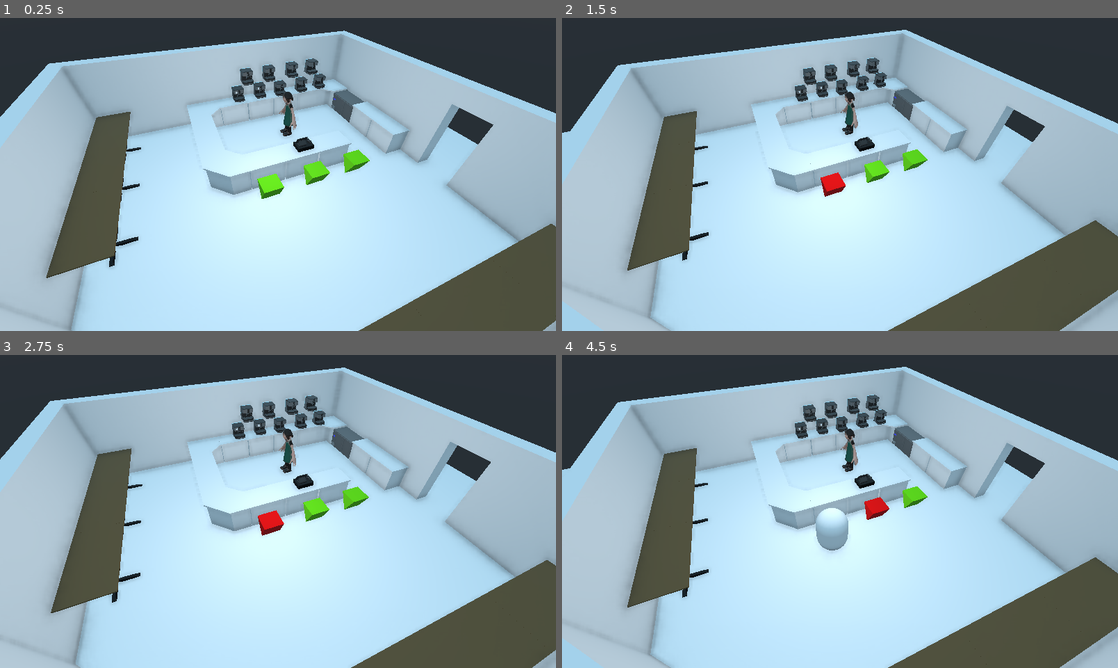
Above: before the commit, frames 1-4 (two rows, left to right).
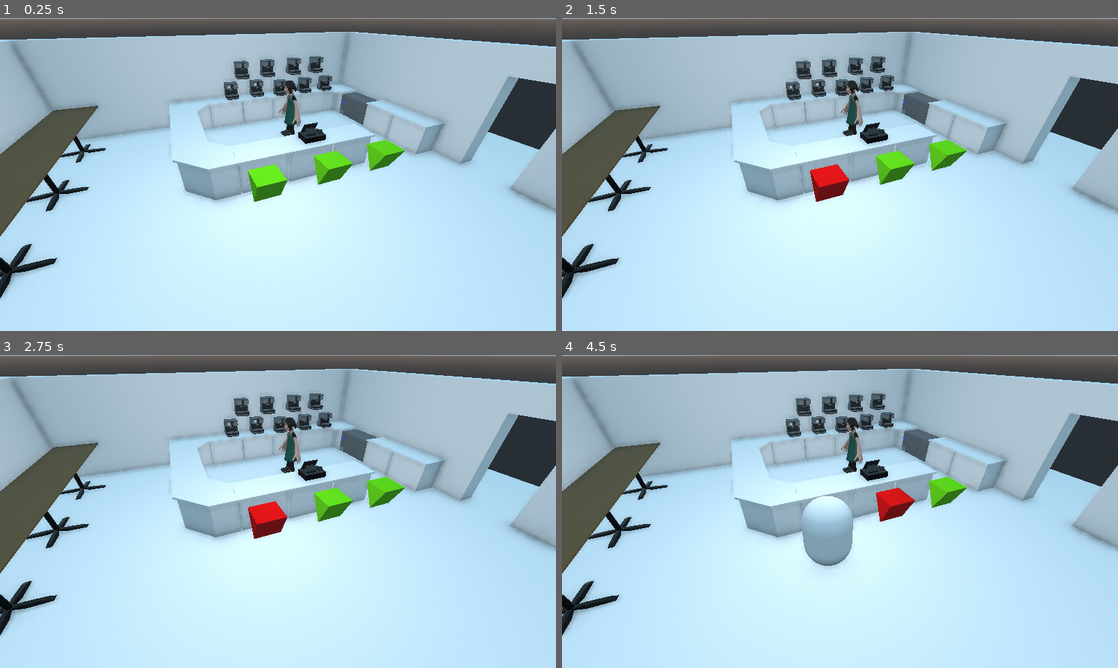
Above: after the commit, the same moments.

Repository: outfrost/ld49
Game: Godot game, scene res://level/CafeNavmesh.tscn
Same seed, same stepped clock (60 frames per second), same inputs: the game is played once before the commit and once after it. This scene is started directly instead of the project's main scene.
Inputs (mouse positions are in pixels of both pictures, inside the frame that each line leads up to):
- Up to frame 1 (0.25 s): no input
- Up to frame 2 (1.5 s): move the mouse to (962, 158) at 0.52 s; tap Mouse wheel up (zoom_in) at 0.6 s; click (962, 158) at 0.67 s; tap Mouse wheel down (zoom_out) at 0.8, 1.35 s; move the mouse to (728, 190) at 1.27 s; click (728, 190) at 1.42 s
- Up to frame 3 (2.75 s): tap Mouse wheel up (zoom_in) at 1.55, 2.1 s; move the mouse to (333, 442) at 2.02 s; click (333, 442) at 2.17 s; tap Mouse wheel down (zoom_out) at 2.3 s
- Up to frame 4 (4.5 s): move the mouse to (812, 574) at 2.77 s; tap Mouse wheel down (zoom_out) at 2.85, 3.8, 4.35 s; click (812, 574) at 2.92 s; tap Mouse wheel up (zoom_in) at 3.05, 3.6 s; move the mouse to (1006, 558) at 3.52 s; click (1006, 558) at 3.67 s; move the mouse to (673, 464) at 4.27 s; click (673, 464) at 4.42 s

The runs differ from the first frame. In frame 1, 48% of the frame differs, in the area x 0-100%, y 0-100%; in frame 2, 51%; in frame 3, 48%; in frame 4, 51%.
Error before the commit: Invalid get index 'time_elapsed' (on base: 'null instance'). (res://level/EspressoMachine.gd:75)
Error after the commit: Invalid get index 'is_running' (on base: 'null instance'). (res://game/CameraPosition.gd:40)

Commit message:
Add camera rotation

Diff:
--- a/game/CameraPosition.gd
+++ b/game/CameraPosition.gd
@@ -1,7 +1,8 @@
 extends Spatial
 
 const ZOOM_INCREMENT: float = 0.1
-const CAMERA_LERP_RATE: float = 12.0
+const CAMERA_LERP_RATE: float = 10.0
+const SELF_LERP_RATE: float = 8.0
 
 export var min_zoom_translation: Vector3 = Vector3(0.0, 8.0, 5.75)
 export var min_zoom_rotation: Vector3 = Vector3(-55.0, 0.0, 0.0)
@@ -10,11 +11,15 @@
 export var max_zoom_rotation: Vector3 = Vector3(-35.0, 0.0, 0.0)
 
 onready var camera: Camera = $Camera
+onready var viewport: Viewport = get_viewport()
+onready var game = find_parent("Game")
 
 var min_zoom_transform: Transform = Transform.IDENTITY
 var max_zoom_transform: Transform = Transform.IDENTITY
+var zoom: float = 0.5
 
-var zoom: float = 0.5
+var last_mouse_pos: Vector2 = Vector2.ZERO
+var target_self_xform: Transform = transform
 
 func _ready() -> void:
 	min_zoom_transform = min_zoom_transform \
@@ -32,13 +37,29 @@
 	max_zoom_transform.origin = max_zoom_translation
 
 func _process(delta: float) -> void:
-	if Input.is_action_just_released("zoom_in"):
-		zoom = clamp(zoom + ZOOM_INCREMENT, 0.0, 1.0)
-	if Input.is_action_just_released("zoom_out"):
-		zoom = clamp(zoom - ZOOM_INCREMENT, 0.0, 1.0)
+	if game.is_running:
+		if Input.is_action_just_released("zoom_in"):
+			zoom = clamp(zoom + ZOOM_INCREMENT, 0.0, 1.0)
+		if Input.is_action_just_released("zoom_out"):
+			zoom = clamp(zoom - ZOOM_INCREMENT, 0.0, 1.0)
 
-	var target_camera_xform = min_zoom_transform.interpolate_with(max_zoom_transform, zoom)
+	var target_camera_xform = min_zoom_transform.interpolate_with(
+		max_zoom_transform,
+		zoom)
 
 	camera.transform = camera.transform.interpolate_with(
 		target_camera_xform,
 		clamp(delta * CAMERA_LERP_RATE, 0.0, 1.0))
+
+	if game.is_running:
+		var mouse_pos: Vector2 = viewport.get_mouse_position() / viewport.size
+		if (Input.is_mouse_button_pressed(BUTTON_RIGHT)
+			or Input.is_mouse_button_pressed(BUTTON_MIDDLE)):
+			target_self_xform = target_self_xform.rotated(
+				Vector3.UP,
+				(mouse_pos.x - last_mouse_pos.x) * TAU * -1.0)
+		last_mouse_pos = mouse_pos
+
+	transform = transform.interpolate_with(
+		target_self_xform,
+		clamp(delta * SELF_LERP_RATE, 0.0, 1.0))
